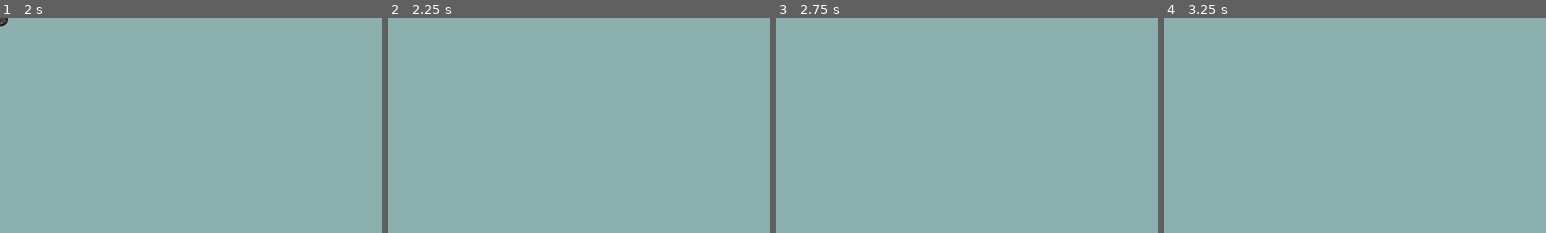
Above: before the commit, frames 1-4 (left to right).
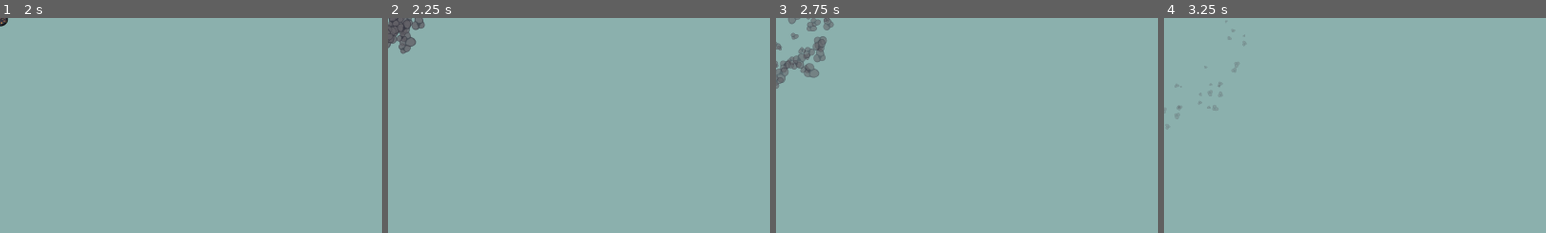
Above: after the commit, the same moments.

Repository: Caslus/cronicas-de-bugdonia
Game: Godot game, scene res://Scenes/Objects/Fireball.tscn
Two runs of this game, one before a commit and one after it. Both use one fixed random seed, a clock stepped at 60 frames per second and the inputs below. This scene is started directly instead of the project's main scene.
Inputs (mouse positions are % of the whole screen's width and height, from its top left):
- Up to frame 1 (2 s): tap Enter at 0.5 s; move the mouse to (72, 45) at 0.52 s; hold D (ui_right) 0.53-1.25 s; tap E (interact) at 0.6 s; click (72, 45) at 0.67 s; tap Space at 0.77, 1.25 s; drag from (30, 55) to (45, 70) at 1.27 s
- Up to frame 2 (2.25 s): tap Enter at 2 s; move the mouse to (60, 28) at 2.02 s; hold A (ui_left) from 2.03 s (still down); hold Ctrl from 2.03 s (still down)
- Up to frame 3 (2.75 s): keep holding A (ui_left); keep holding Ctrl
- Up to frame 4 (3.25 s): release A (ui_left) at 2.75 s; release Ctrl at 2.75 s; drag from (45, 70) to (20, 35) at 2.77 s
The pictures show only the part of the screen within x 0-50%, y 0-50%; the shares and areas given below are measured in that part.

Frame 1 is identical in both runs. In frame 2, 1.0% of the frame differs, in the area x 0-10%, y 0-17%; in frame 3, 1.7%, in the area x 0-16%, y 0-33%; in frame 4, 0.1%.
Error in both runs: Out of bounds get index '0' (on base: 'Array[Node]') (res://Scripts/SelectedManager.gd:5)

Commit message:
feat: add smoke

Diff:
--- a/Scenes/Objects/FailParticles.tscn
+++ b/Scenes/Objects/FailParticles.tscn
@@ -1,6 +1,13 @@
-[gd_scene load_steps=5 format=3 uid="uid://c4waaclx2re3q"]
+[gd_scene load_steps=7 format=3 uid="uid://c4waaclx2re3q"]
 
-[ext_resource type="Texture2D" uid="uid://bd280o0ehm3wu" path="res://Assets/Objects/CauldronBubble.png" id="1_cxkc1"]
+[ext_resource type="Texture2D" uid="uid://rneu2nn1mopi" path="res://Assets/Objects/Smoke.png" id="1_cxkc1"]
+
+[sub_resource type="Curve" id="Curve_gim4j"]
+_data = [Vector2(0, 0.833048), 0.0, 0.0, 0, 0, Vector2(1, 0), 0.0, 0.0, 0, 0]
+point_count = 2
+
+[sub_resource type="CurveTexture" id="CurveTexture_av5rp"]
+curve = SubResource("Curve_gim4j")
 
 [sub_resource type="Curve" id="Curve_ig520"]
 _data = [Vector2(0, 0.471319), 0.0, 2.40445, 0, 0, Vector2(0.909706, 0), 0.111075, 0.0, 0, 0]
@@ -13,16 +20,19 @@
 particle_flag_disable_z = true
 emission_shape = 1
 emission_sphere_radius = 88.07
+angle_min = -180.0
+angle_max = 180.0
 spread = 180.0
 initial_velocity_min = 150.0
 initial_velocity_max = 150.0
-gravity = Vector3(0, 0, 0)
+gravity = Vector3(0, 60, 0)
+scale_min = 0.5
+scale_max = 1.5
 scale_curve = SubResource("CurveTexture_qqcup")
-color = Color(0.432037, 0.442695, 0.432338, 0.372549)
+alpha_curve = SubResource("CurveTexture_av5rp")
 
 [node name="CPUParticles2D" type="GPUParticles2D"]
 z_index = 15
-emitting = false
 amount = 100
 texture = ExtResource("1_cxkc1")
 lifetime = 2.0
--- a/Scenes/Objects/Fireball.tscn
+++ b/Scenes/Objects/Fireball.tscn
@@ -1,6 +1,7 @@
-[gd_scene load_steps=7 format=3 uid="uid://x2jsqwd73ysg"]
+[gd_scene load_steps=8 format=3 uid="uid://x2jsqwd73ysg"]
 
 [ext_resource type="Script" uid="uid://wth7al1i08la" path="res://Scripts/Object/Fireball.gd" id="1_si8x6"]
+[ext_resource type="PackedScene" uid="uid://c4waaclx2re3q" path="res://Scenes/Objects/FailParticles.tscn" id="2_480x7"]
 [ext_resource type="Texture2D" uid="uid://c6fxg4bko6q8f" path="res://Assets/Objects/Fireball.png" id="2_ntw04"]
 
 [sub_resource type="Curve" id="Curve_ntw04"]
@@ -43,6 +44,7 @@
 [node name="Fireball" type="Node2D"]
 script = ExtResource("1_si8x6")
 speed = 800.0
+explodeParticles = ExtResource("2_480x7")
 
 [node name="Sprite2D" type="Sprite2D" parent="."]
 texture = ExtResource("2_ntw04")
--- a/Scripts/Object/Fireball.gd
+++ b/Scripts/Object/Fireball.gd
@@ -2,11 +2,21 @@
 
 @export var speed: float = 400.0
 @export var lifetime: float = 2.0
+@export var explodeParticles: PackedScene
 var velocity: Vector2 = Vector2.ZERO
 var time_alive: float = 0.0
+
+func spawn_explosion() -> void:
+		var particles = explodeParticles.instantiate()
+		particles.position = position
+		get_tree().root.add_child(particles)
+		particles.emitting = true
+		await get_tree().create_timer(particles.lifetime).timeout
+		particles.queue_free()
 
 func _process(delta):
 		position += velocity * delta
 		time_alive += delta
 		if time_alive > lifetime:
-				queue_free()
+			spawn_explosion()
+			queue_free()
Binary file added: Assets/Objects/Smoke.png
Not shown, added: Assets/Objects/Smoke.png.import
